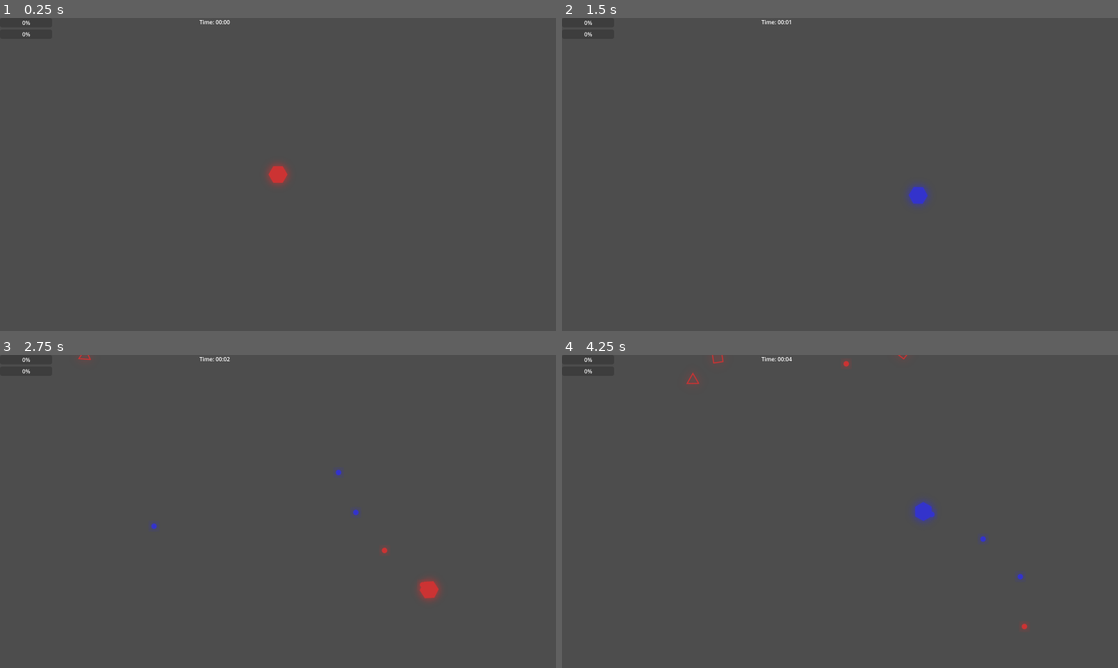
Above: before the commit, frames 1-4 (two rows, left to right).
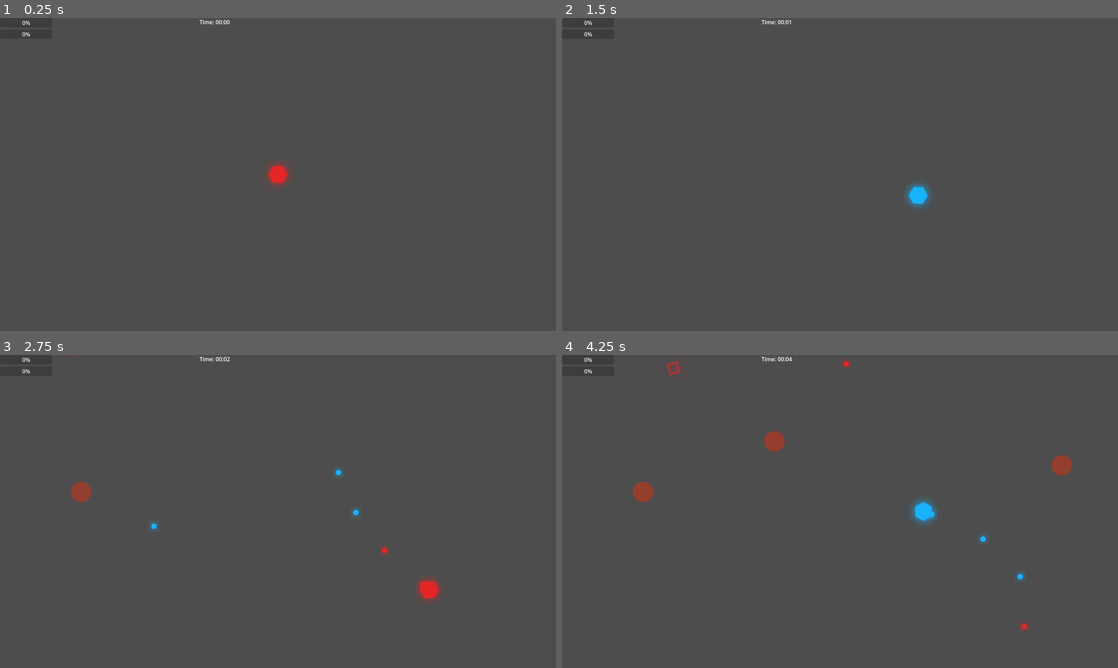
Above: after the commit, the same moments.

Repository: E3-Hub/major-jam-7
Game: Godot game, scene res://scenes/world/main.tscn
The game is run twice, just before and just after one commit, with the same random seed, the same clock (stepped at 60 frames per second) and the same inputs.
Inputs (mouse positions are in pixels of both pictures, inside the frame that each line leads up to):
- Up to frame 1 (0.25 s): no input
- Up to frame 2 (1.5 s): tap Enter at 0.5 s; move the mouse to (962, 158) at 0.52 s; hold D (move_right) 0.53-1.28 s; tap Q (cycle_color_next) at 0.6 s; tap E (cycle_color_prev) at 0.8, 1.35 s; move the mouse to (728, 190) at 1.27 s; hold S (move_down) from 1.28 s (still down)
- Up to frame 3 (2.75 s): click (166, 527) at 1.55 s; move the mouse to (333, 442) at 2.02 s; release S (move_down) at 2.03 s; press the mouse at (333, 442) at 2.03 s; hold D (move_right) from 2.03 s (still down); tap Q (cycle_color_next) at 2.3 s
- Up to frame 4 (4.25 s): move the mouse to (812, 574) at 2.77 s; release D (move_right) at 2.78 s; release the mouse at (812, 574) at 2.78 s; hold W (move_up) 2.78-3.53 s; tap Q (cycle_color_next) at 2.85 s; tap E (cycle_color_prev) at 3.05, 3.6 s; move the mouse to (1006, 558) at 3.52 s; press the mouse at (1006, 558) at 3.53 s; hold A (move_left) from 3.53 s (still down)

The runs differ from the first frame. In frame 1, 0.1% of the frame differs, in the area x 48-52%, y 47-53%; in frame 2, 0.2%; in frame 3, 0.4%; in frame 4, 1.0%, in the area x 12-92%, y 0-88%.

Commit message:
temp

Diff:
--- /dev/null
+++ b/scenes/enemies/cannon_enemy.tscn
@@ -0,0 +1,54 @@
+[gd_scene load_steps=10 format=3 uid="uid://cjfb0kdsmryb"]
+
+[ext_resource type="PackedScene" uid="uid://qpyt28bmnfkj" path="res://scenes/enemies/base_enemy.tscn" id="1_5ipbc"]
+[ext_resource type="Script" uid="uid://ca0jsquke02ho" path="res://scripts/enemies/cannon_enemy.gd" id="2_cannon"]
+[ext_resource type="PackedScene" path="res://scenes/enemies/heavy_bullet.tscn" id="3_heavy"]
+[ext_resource type="Shader" uid="uid://ct66c7vhhyphg" path="res://assets/shaders/color_change.gdshader" id="4_bghml"]
+[ext_resource type="Texture2D" uid="uid://bb6reflu8t6xr" path="res://assets/enemies/danger_zone.png" id="4_ov0ih"]
+[ext_resource type="Texture2D" uid="uid://cllq501qu0iqg" path="res://assets/enemies/cannon_enemy.png" id="6_ov0ih"]
+
+[sub_resource type="CircleShape2D" id="CircleShape2D_cannon"]
+radius = 29.0689
+
+[sub_resource type="ShaderMaterial" id="ShaderMaterial_cannon"]
+resource_local_to_scene = true
+shader = ExtResource("4_bghml")
+shader_parameter/target_color = Color(1, 1, 1, 1)
+shader_parameter/color_intensity = 1.0
+
+[sub_resource type="CircleShape2D" id="CircleShape2D_landing"]
+radius = 25.02
+
+[node name="CannonEnemy" instance=ExtResource("1_5ipbc")]
+script = ExtResource("2_cannon")
+spawn_warning_time = 3.0
+landing_damage = 30
+landing_radius = 40.0
+shoot_range = 400.0
+shoot_cooldown = 3.0
+heavy_bullet_scene = ExtResource("3_heavy")
+speed = 0.0
+
+[node name="WarningCircle" type="Sprite2D" parent="." index="0"]
+scale = Vector2(0.25, 0.25)
+texture = ExtResource("4_ov0ih")
+
+[node name="CollisionShape2D" parent="." index="1"]
+shape = SubResource("CircleShape2D_cannon")
+
+[node name="Sprite2D" parent="." index="2"]
+material = SubResource("ShaderMaterial_cannon")
+texture = ExtResource("6_ov0ih")
+
+[node name="HealthSystem" parent="." index="3"]
+max_health = 80
+
+[node name="WarningTimer" type="Timer" parent="." index="4"]
+
+[node name="ShootTimer" type="Timer" parent="." index="5"]
+
+[node name="LandingArea" type="Area2D" parent="." index="6"]
+collision_layer = 0
+
+[node name="CollisionShape2D" type="CollisionShape2D" parent="LandingArea" index="0"]
+shape = SubResource("CircleShape2D_landing")
--- /dev/null
+++ b/scenes/enemies/heavy_bullet.tscn
@@ -0,0 +1,7 @@
+[gd_scene load_steps=3 format=3 uid="uid://bgxuk2rbjvolx"]
+
+[ext_resource type="PackedScene" uid="uid://cgxuk2rbjvolx" path="res://scenes/enemies/enemy_bullet.tscn" id="1_8gdk0"]
+[ext_resource type="Script" path="res://scripts/enemies/heavy_bullet.gd" id="2_heavy"]
+
+[node name="HeavyBullet" instance=ExtResource("1_8gdk0")]
+script = ExtResource("2_heavy")
--- a/scenes/world/main.tscn
+++ b/scenes/world/main.tscn
@@ -7,6 +7,7 @@
 [ext_resource type="Script" uid="uid://dhhniimbgha7d" path="res://scripts/systems/enemy_spawner.gd" id="4_wbupf"]
 [ext_resource type="PackedScene" uid="uid://d2romlyepgwxu" path="res://scenes/enemies/shooting_enemy.tscn" id="5_7tdlr"]
 [ext_resource type="PackedScene" uid="uid://dojfb0kdsmryb" path="res://scenes/enemies/dashing_enemy.tscn" id="6_8xk2r"]
+[ext_resource type="PackedScene" uid="uid://cjfb0kdsmryb" path="res://scenes/enemies/cannon_enemy.tscn" id="7_cannon"]
 
 [node name="Main" type="Node2D"]
 
@@ -30,7 +31,7 @@
 
 [node name="EnemySpawner" type="Node2D" parent="." groups=["enemy_spawner"]]
 script = ExtResource("4_wbupf")
-enemy_scenes = Array[PackedScene]([ExtResource("5_7tdlr"), ExtResource("6_8xk2r")])
+enemy_scenes = Array[PackedScene]([ExtResource("5_7tdlr"), ExtResource("6_8xk2r"), ExtResource("7_cannon")])
 
 [node name="SpawnTimer" type="Timer" parent="EnemySpawner"]
 
--- a/scripts/enemies/base_enemy.gd
+++ b/scripts/enemies/base_enemy.gd
@@ -22,7 +22,7 @@
 
 	# Set up collision layers
 	collision_layer = 2 # Enemy layer
-	collision_mask = 0 # Player layer
+	collision_mask = 1 # Player layer
 
 	# Connect health system
 	health_system.died.connect(_on_died)
--- /dev/null
+++ b/scripts/enemies/cannon_enemy.gd
@@ -0,0 +1,225 @@
+extends BaseEnemy
+class_name CannonEnemy
+
+@export var spawn_warning_time: float = 3.0
+@export var landing_damage: int = 30
+@export var landing_radius: float = 40.0
+@export var shoot_range: float = 400.0
+@export var shoot_cooldown: float = 3.0
+@export var heavy_bullet_scene: PackedScene
+
+@onready var warning_circle: Node2D = $WarningCircle
+@onready var warning_timer: Timer = $WarningTimer
+@onready var shoot_timer: Timer = $ShootTimer
+@onready var landing_area: Area2D = $LandingArea
+
+enum CannonState {
+	WARNING,
+	DROPPING,
+	ACTIVE
+}
+
+var current_state: CannonState = CannonState.WARNING
+var can_shoot: bool = false
+var drop_start_scale: Vector2 = Vector2(0.1, 0.1)
+var current_pulse_tween: Tween
+var base_pulse_duration: float = 1.0 # Slowest pulse duration
+var min_pulse_duration: float = 0.05 # Fastest pulse duration
+
+func _ready():
+	super._ready()
+
+	# Start in warning state
+	current_state = CannonState.WARNING
+
+	# Set scale for drop effect but keep visible for warning circle
+	sprite.scale = drop_start_scale
+
+	# Hide only the sprite and collision, keep the entity visible for warning circle
+	sprite.visible = false
+	$CollisionShape2D.disabled = true
+
+	warning_circle.visible = true
+	warning_circle.modulate.a = 0.2
+
+	# Setup warning timer
+	warning_timer.wait_time = spawn_warning_time
+	warning_timer.one_shot = true
+	warning_timer.timeout.connect(_on_warning_timeout)
+	warning_timer.start()
+
+	# Setup shoot timer
+	shoot_timer.wait_time = shoot_cooldown / (1 + GameModifiers.enemy_fire_rate_modifier)
+	shoot_timer.one_shot = true
+	shoot_timer.timeout.connect(_on_shoot_timer_timeout)
+
+	# Setup landing area for damage detection
+	landing_area.body_entered.connect(_on_landing_area_body_entered)
+	landing_area.monitoring = false # Only monitor during landing
+
+	# Start continuous warning pulse animation
+	start_continuous_pulse()
+
+func update_ai(delta):
+	if not player:
+		return
+
+	# Only shoot when active and stationary
+	if current_state == CannonState.ACTIVE:
+		handle_shooting()
+
+func handle_shooting():
+	var distance_to_player = global_position.distance_to(player.global_position)
+
+	# Rotate toward player (only sprite, not the whole enemy)
+	var direction_to_player = (player.global_position - global_position).normalized()
+	sprite.rotation = direction_to_player.angle() + PI / 2
+
+	# Shoot if in range and can shoot
+	if distance_to_player <= shoot_range and can_shoot and heavy_bullet_scene:
+		shoot_heavy_bullet()
+
+func shoot_heavy_bullet():
+	var direction = (player.global_position - global_position).normalized()
+
+	var bullet: EnemyBullet = heavy_bullet_scene.instantiate()
+	get_tree().current_scene.add_child(bullet)
+
+	bullet.setup(global_position, direction)
+
+	can_shoot = false
+	shoot_timer.start()
+
+func _on_warning_timeout():
+	# Start dropping sequence
+	current_state = CannonState.DROPPING
+	warning_circle.visible = false
+
+	# Kill pulse animation
+	if current_pulse_tween:
+		current_pulse_tween.kill()
+
+	# Show the enemy sprite and enable collision
+	sprite.visible = true
+	$CollisionShape2D.disabled = false
+
+	# Enable landing damage detection
+	landing_area.monitoring = true
+
+	# Check for players already in the landing area
+	check_landing_damage()
+
+	# Create drop animation
+	var tween = create_tween()
+	tween.set_parallel(true) # Allow multiple properties to animate simultaneously
+
+	# Scale up effect
+	tween.tween_property(sprite, "scale", Vector2(1.0, 1.0), 0.2)
+	tween.set_ease(Tween.EASE_OUT)
+	tween.set_trans(Tween.TRANS_BACK)
+
+	# When drop animation completes, become active and create shockwave
+	tween.tween_callback(func():
+		create_shockwave_ripples()
+		current_state = CannonState.ACTIVE
+		landing_area.monitoring = false # Disable landing damage after drop
+		can_shoot = true # Enable shooting when active
+	)
+
+func check_landing_damage():
+	# Check for any bodies already overlapping the landing area
+	var overlapping_bodies = landing_area.get_overlapping_bodies()
+	for body in overlapping_bodies:
+		if body is Player and current_state == CannonState.DROPPING:
+			# Deal landing damage to player
+			body.take_damage(landing_damage)
+			break # Only damage once
+
+func _on_landing_area_body_entered(body):
+	if body is Player and current_state == CannonState.DROPPING:
+		# Deal damage to player
+		body.take_damage(landing_damage)
+
+func _on_shoot_timer_timeout():
+	can_shoot = true
+
+# Override move_towards_player to make cannon stationary
+func move_towards_player(delta):
+	# Cannon doesn't move - override with empty function
+	pass
+
+func start_continuous_pulse():
+	if not warning_circle:
+		print("Cannot start pulse - warning circle not found")
+		return
+
+	# Kill existing tween if any
+	if current_pulse_tween:
+		current_pulse_tween.kill()
+
+	# Start continuous pulse with dynamic duration calculation
+	update_pulse_continuously()
+
+func update_pulse_continuously():
+	if current_state != CannonState.WARNING:
+		return
+
+	# Calculate current pulse duration based on remaining time
+	var time_remaining = warning_timer.time_left
+	var time_ratio = time_remaining / spawn_warning_time
+
+	# Smooth equation: exponential curve for acceleration
+	# pulse_duration = min_duration + (max_duration - min_duration) * time_ratio^3
+	# The ^3 creates a smooth curve that starts slow and accelerates rapidly
+	var pulse_duration = min_pulse_duration + (base_pulse_duration - min_pulse_duration) * pow(time_ratio, 3.0)
+
+	# Create single pulse cycle
+	current_pulse_tween = create_tween()
+	current_pulse_tween.tween_property(warning_circle, "modulate:a", 0.6, pulse_duration * 0.5)
+	current_pulse_tween.tween_property(warning_circle, "modulate:a", 0.2, pulse_duration * 0.5)
+
+	# Chain the next pulse cycle
+	current_pulse_tween.tween_callback(update_pulse_continuously)
+
+func create_shockwave_ripples():
+	# Create multiple expanding ripple rings
+	var num_rings = 4
+	var ring_delay = 0.2 # Delay between each ring
+
+	for i in range(num_rings):
+		# Create delayed ring spawn
+		await get_tree().create_timer(i * ring_delay).timeout
+		if current_state != CannonState.ACTIVE:
+			break # Stop if cannon was destroyed
+		create_shockwave_ring(i)
+
+func create_shockwave_ring(ring_index: int):
+	# Create a ghost ring sprite
+	var ring = Sprite2D.new()
+	ring.scale = Vector2(1.0, 1.0)
+	ring.texture = sprite.texture
+	ring.material = sprite.material.duplicate()
+	ring.material.set_shader_parameter("target_color", EnemyColorType.get_ghost_color(enemy_color))
+	ring.visible = true
+
+	# Add to scene
+	add_child(ring)
+
+	# Create expanding and fading animation
+	var ring_tween = create_tween()
+	ring_tween.set_parallel(true)
+
+	# Expand the ring
+	var shockwave_final_scale = 1.2 + (ring_index * 0.2) # Each ring expands to different size
+	ring_tween.tween_property(ring, "scale", Vector2(shockwave_final_scale, shockwave_final_scale), 2.0)
+	ring_tween.set_ease(Tween.EASE_OUT)
+	ring_tween.set_trans(Tween.TRANS_CUBIC)
+
+	# Fade out the ring
+	ring_tween.tween_property(ring, "material:shader_parameter/target_color:a", 0.0, 2.0)
+	ring_tween.set_ease(Tween.EASE_OUT)
+
+	ring_tween.tween_callback(func():
+		if ring and is_instance_valid(ring):
+			ring.queue_free()
+	)
--- a/scripts/enemies/enemy_color_type.gd
+++ b/scripts/enemies/enemy_color_type.gd
@@ -8,11 +8,11 @@
 static func get_color(color: int) -> Color:
     match color:
         RED:
-            return Color(0.8, 0.2, 0.2)
+            return Color(0.9, 0.15, 0.15)
         GREEN:
-            return Color(0.2, 0.8, 0.2)
+            return Color(0.15, 0.9, 0.15)
         BLUE:
-            return Color(0.2, 0.2, 0.8)
+            return Color(0.1, 0.7, 1.0)
     return Color(1.0, 1.0, 1.0)
 
 static func get_ghost_color(color: int) -> Color:
@@ -22,5 +22,5 @@
         GREEN:
             return Color(0.6, 0.8, 0.6, 0.6)
         BLUE:
-            return Color(0.6, 0.6, 0.8, 0.6)
+            return Color(0.2, 0.8, 0.9, 0.6)
     return Color(1.0, 1.0, 1.0, 0.6)
--- /dev/null
+++ b/scripts/enemies/heavy_bullet.gd
@@ -0,0 +1,13 @@
+extends EnemyBullet
+class_name HeavyBullet
+
+func _ready():
+	super._ready()
+
+	# Override properties for heavy bullet
+	speed = 200.0 # Slower than regular bullets
+	damage = 20 # More damage than regular bullets
+	lifetime = 8.0 # Longer range
+
+	# Make it bigger
+	scale = Vector2(1.5, 1.5)
--- a/scripts/player/player.gd
+++ b/scripts/player/player.gd
@@ -29,7 +29,7 @@
 func _ready():
 	# Set up collision layers
 	collision_layer = 1 # Player layer
-	collision_mask = 0 # Enemy layer
+	collision_mask = 2 # Enemy layer
 
 	# Connect signals
 	health_system.died.connect(_on_died)
--- a/scripts/systems/enemy_spawner.gd
+++ b/scripts/systems/enemy_spawner.gd
@@ -4,7 +4,8 @@
 @export var enemy_scenes: Array[PackedScene] = []
 @export var spawn_interval: float = 1.0
 @export var spawn_wave_interval: float = 15.0
-@export var spawn_distance: float = 100.0
+@export var spawn_outside_margin: float = 100.0
+@export var spawn_inside_margin: float = 100.0
 
 @onready var spawn_timer: Timer = $SpawnTimer
 @onready var spawn_wave_timer: Timer = $SpawnWaveTimer
@@ -44,7 +45,14 @@
 	# Choose random enemy type
 	var enemy_scene = enemy_scenes[randi() % enemy_scenes.size()]
 	var enemy: BaseEnemy = enemy_scene.instantiate()
-	var spawn_pos = get_spawn_position()
+
+	# Check if it's a CannonEnemy for special spawn handling
+	var spawn_pos: Vector2
+	if enemy is CannonEnemy:
+		spawn_pos = get_cannon_spawn_position()
+	else:
+		spawn_pos = get_spawn_position()
+
 	enemy.global_position = spawn_pos
 
 	# Connect enemy death signal
@@ -64,16 +72,34 @@
 
 	match current_spawn_side:
 		0: # Top
-			spawn_pos = Vector2(randf_range(0, screen_size.x), -spawn_distance)
+			spawn_pos = Vector2(randf_range(0, screen_size.x), -spawn_outside_margin)
 		1: # Right
-			spawn_pos = Vector2(screen_size.x + spawn_distance, randf_range(0, screen_size.y))
+			spawn_pos = Vector2(screen_size.x + spawn_outside_margin, randf_range(0, screen_size.y))
 		2: # Bottom
-			spawn_pos = Vector2(randf_range(0, screen_size.x), screen_size.y + spawn_distance)
+			spawn_pos = Vector2(randf_range(0, screen_size.x), screen_size.y + spawn_outside_margin)
 		3: # Left
-			spawn_pos = Vector2(-spawn_distance, randf_range(0, screen_size.y))
+			spawn_pos = Vector2(-spawn_outside_margin, randf_range(0, screen_size.y))
 
 	# Convert to world position relative to camera
 	var camera = get_viewport().get_camera_2d()
+	if camera:
+		spawn_pos += camera.global_position - screen_size / 2
+
+	return spawn_pos
+
+func get_cannon_spawn_position() -> Vector2:
+	# Spawn cannon enemies within the visible screen area
+	var viewport = get_viewport()
+	var screen_size = viewport.get_visible_rect().size
+	var camera = get_viewport().get_camera_2d()
+
+	# Create a margin so cannons don't spawn too close to screen edges
+	var spawn_pos = Vector2(
+		randf_range(spawn_inside_margin, screen_size.x - spawn_inside_margin),
+		randf_range(spawn_inside_margin, screen_size.y - spawn_inside_margin)
+	)
+
+	# Convert to world position relative to camera
 	if camera:
 		spawn_pos += camera.global_position - screen_size / 2
 
Binary file added: assets/enemies/danger_zone.png
Not shown, added: assets/enemies/danger_zone.png.import
Not shown: 1 places in scenes/world/main.tscn that only renumber resources
